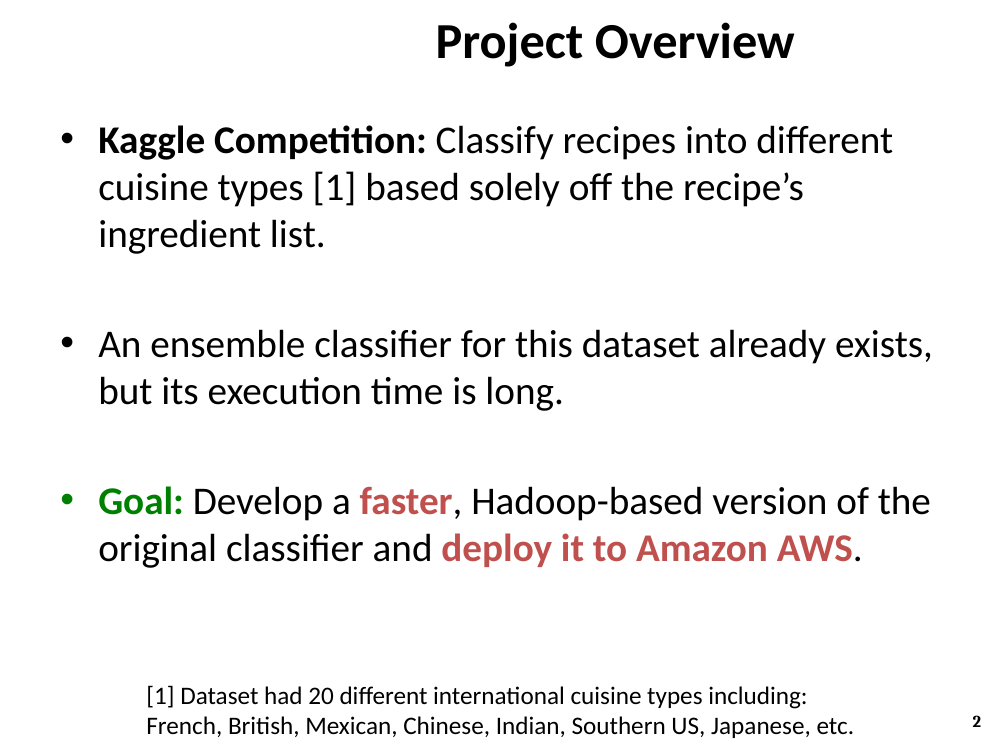
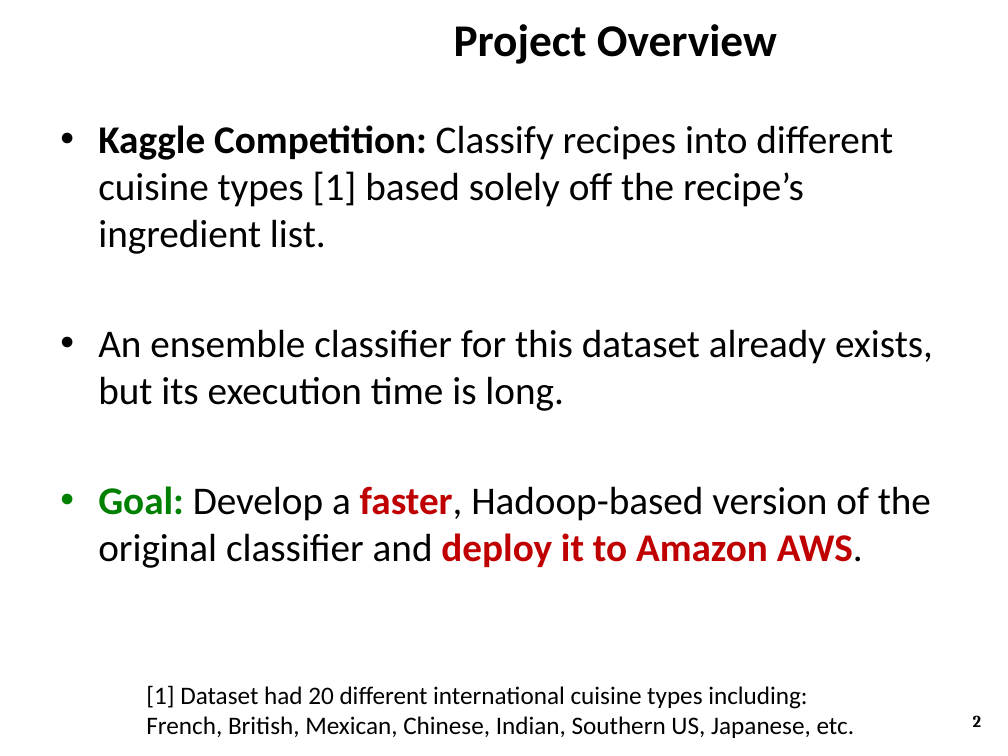
Before and after one commit to ZaydH/CS286_Project, a slide deck: slide 2 of Presentation/CS286 - Ensemble Classifier on AWS.pptx. Drawn at 1008x756 pixels with LibreOffice and Linux fonts; fonts in the diff are those of the drawing; background and template pictures are left out. Boxes give left, top, right and bottom in pixels: in the first picture for what was removed or moved away, otherwise in the second. Text is boxed around its words. In the diff, an @@ line names an element or a change of style, - is before the commit and + after.

```diff
--- a/Presentation/CS286 - Ensemble Classifier on AWS.pptx
+++ b/Presentation/CS286 - Ensemble Classifier on AWS.pptx
@@ title "Project Overview" at box(454, 24, 777, 64): size 36 to 32.4 pt @@
@@ text at box(98, 486, 931, 568): text colour #C0504D to #C00000 in "faster, deploy it to Amazon AWS." @@
```
Also in this commit, not shown: 4 other slides changed, 1 other file.
